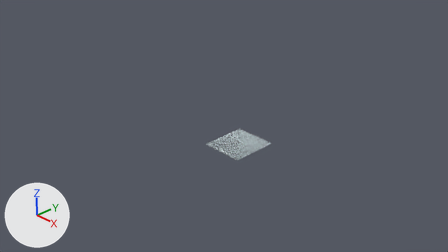
A saved change to the Blender file models/grate.blend.
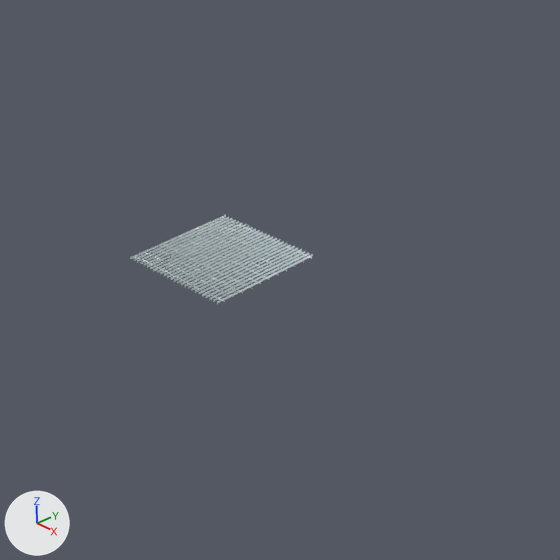
There are two pictures of each version: one from the file's camera 'Camera', one close up on the part from 36% to 80% of the width and 21% to 100% of the height. Every picture has the same lights, and +X, +Y and +Z are marked at lower left.

Objects in the first close-up: 'slat'.
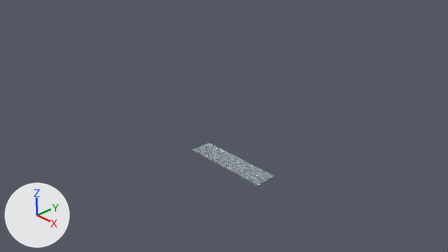
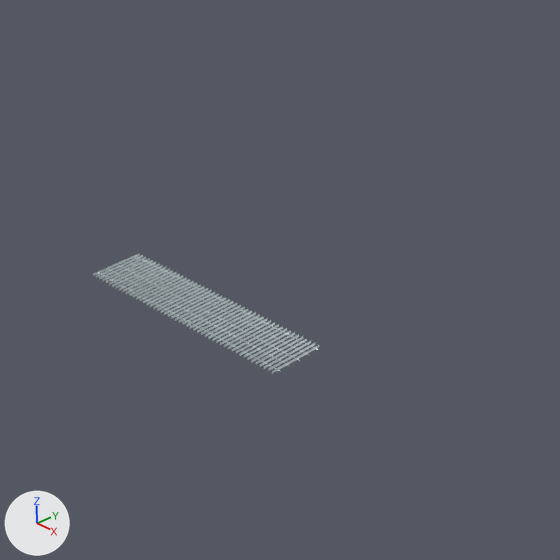
What differs and where, as boxes [x1, y1, x2, y2] in the close-ups (560 x 560 px):
'slat', reshaped, modifiers changed (24% wider, 36% taller)
    before: [130, 215, 313, 304]
    after: [93, 253, 320, 374]
part 1 of me_cube, added
    after: [93, 257, 320, 374]

What the commit changed:
me_cube is used by ob_slat; location (0.0, 0.0, 0.0).
me_cube had 16 vertices, 12 faces and spanned x 0.0..0.04, y -0.1..0.0, z -0.02..0.0.
me_cube now has 4000 vertices, 3000 faces and spans x 0.0..2.0, y -0.5..0.0, z -0.02..0.0.
me_cube part 1: 3744 vertices added at x 0.0..2.0, y -0.5..0.0, z -0.02..0.0.
Object 'slat' (ob_slat) loses its ARRAY modifier named 'Array'.
Modifier setting removed (it was fit_type = 'FIT_LENGTH').
Modifier setting removed (it was count = 50).
Modifier setting removed (it was fit_length = 1.0).
Modifier setting removed (it was constant_offset_displace = (0.04, 0.0, 0.0)).
Object 'slat' (ob_slat) loses its ARRAY modifier named 'Array.001'.
Modifier setting removed (it was fit_type = 'FIT_LENGTH').
Modifier setting removed (it was count = 20).
Modifier setting removed (it was fit_length = 1.0).
Modifier setting removed (it was constant_offset_displace = (0.0, 0.0, 0.0)).
Modifier setting removed (it was relative_offset_displace = (0.0, 1.0, 0.0)).
